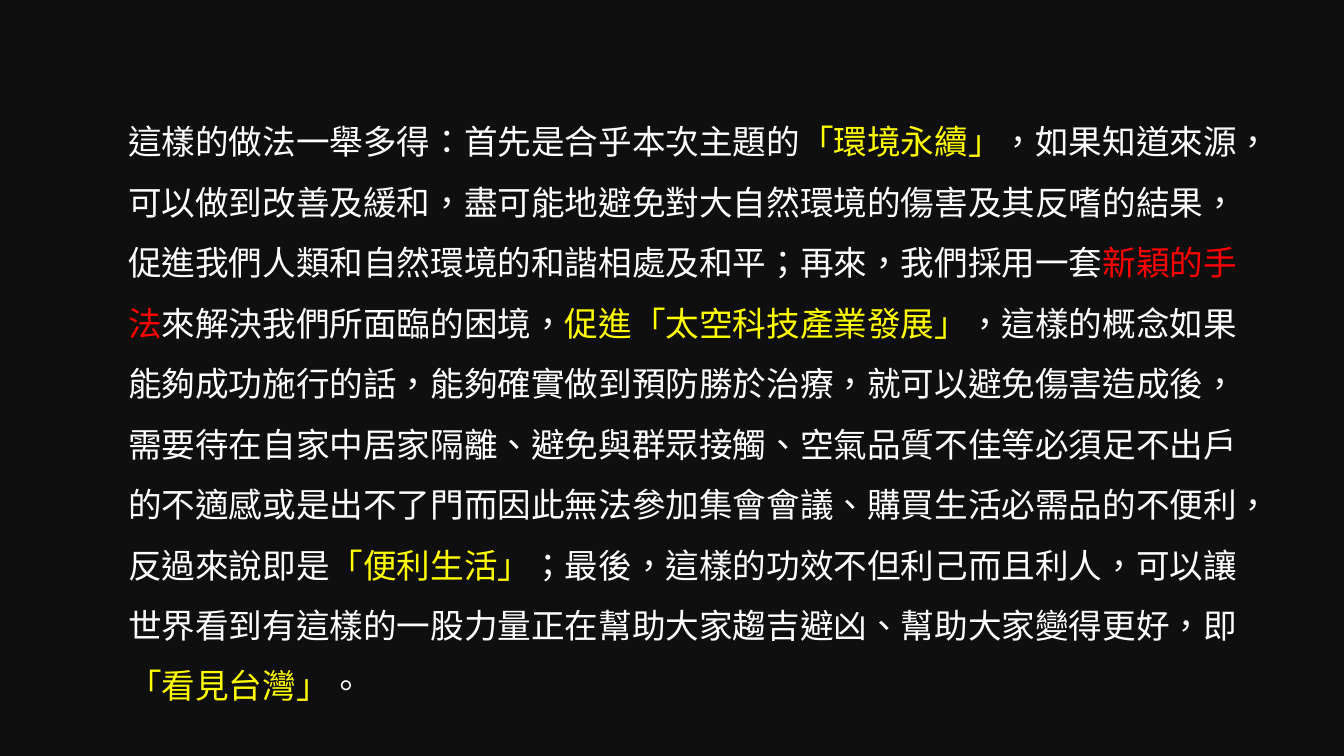
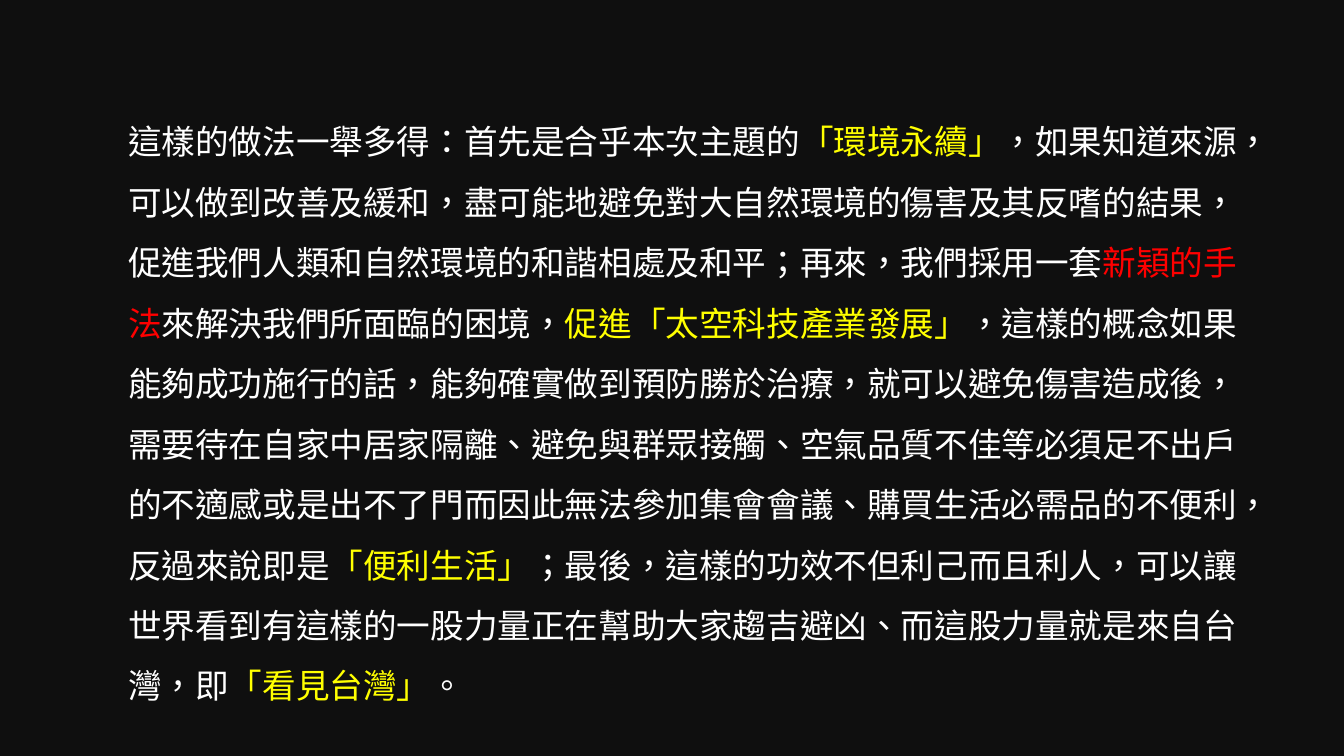
Before and after one commit to Sikako/hackthon, a slide deck: slide 13 of bigdata.pptx. Drawn at 1344x756 pixels with LibreOffice and Linux fonts; fonts in the diff are those of the drawing; background and template pictures are left out; a plain dark background stands for a picture behind light text. Boxes give left, top, right and bottom in pixels: in the first picture for what was removed or moved away, otherwise in the second. Text is boxed around its words. In the diff, an @@ line names an element or a change of style, - is before the commit and + after.

```diff
--- a/bigdata.pptx
+++ b/bigdata.pptx
@@ text at bbox=[128, 125, 1270, 701]: text changed @@
-這樣的做法一舉多得：首先是合乎本次主題的「環境永續」，如果知道來源，可以做到改善及緩和，盡可能地避免對大自然環境的傷害及其反嗜的結果，促進我們人類和自然環境的和諧相處及和平；再來，我們採用一套新穎的手法來解決我們所面臨的困境，促進「太空科技產業發展」，這樣的概念如果能夠成功施行的話，能夠確實做到預防勝於治療，就可以避免傷害造成後，需要待在自家中居家隔離、避免與群眾接觸、空氣品質不佳等必須足不出戶的不適感或是出不了門而因此無法參加集會會議、購買生活必需品的不便利，反過來說即是「便利生活」；最後，這樣的功效不但利己而且利人，可以讓世界看到有這樣的一股力量正在幫助大家趨吉避凶、幫助大家變得更好，即「看見台灣」。
+這樣的做法一舉多得：首先是合乎本次主題的「環境永續」，如果知道來源，可以做到改善及緩和，盡可能地避免對大自然環境的傷害及其反嗜的結果，促進我們人類和自然環境的和諧相處及和平；再來，我們採用一套新穎的手法來解決我們所面臨的困境，促進「太空科技產業發展」，這樣的概念如果能夠成功施行的話，能夠確實做到預防勝於治療，就可以避免傷害造成後，需要待在自家中居家隔離、避免與群眾接觸、空氣品質不佳等必須足不出戶的不適感或是出不了門而因此無法參加集會會議、購買生活必需品的不便利，反過來說即是「便利生活」；最後，這樣的功效不但利己而且利人，可以讓世界看到有這樣的一股力量正在幫助大家趨吉避凶、而這股力量就是來自台灣，即「看見台灣」。
```
Also in this commit, not shown: 6 other slides changed.
